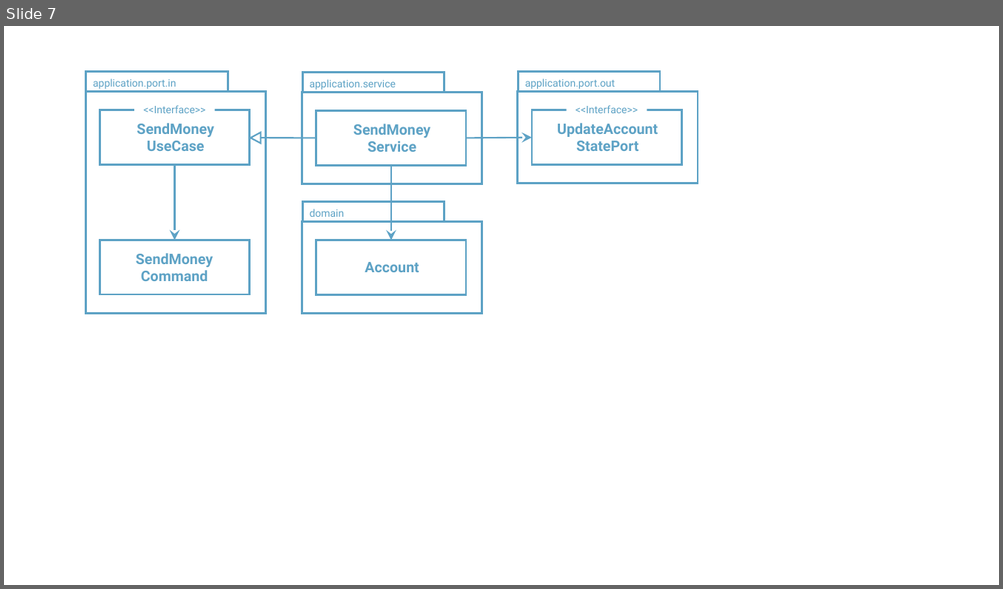
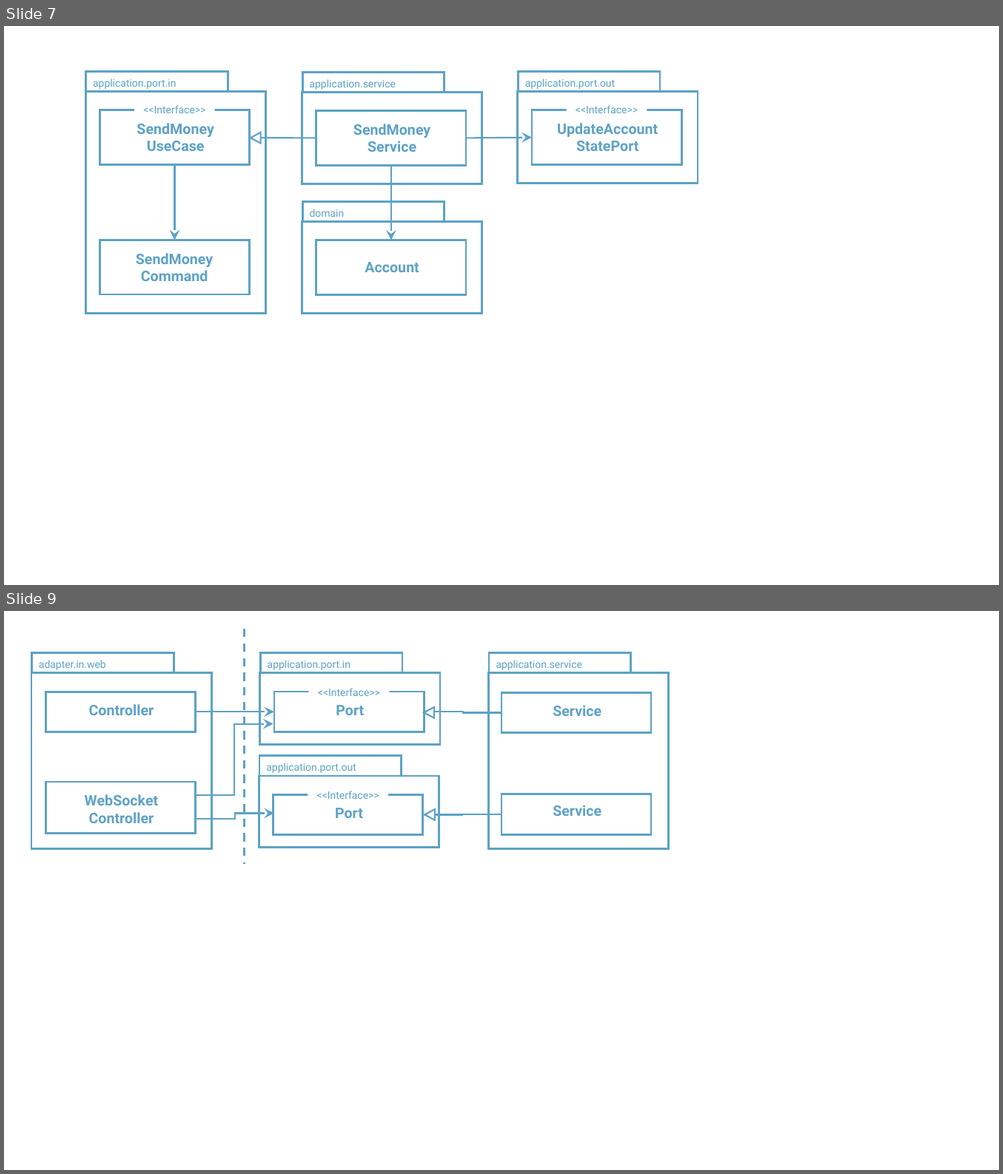
Before and after one commit to rudaks-han/book-summary, a slide deck: Get Your Hands Dirty on Clean Architecture/ref/프레젠테이션1.pptx. Shown one above the other, each under a label of ours: slide 7 before the commit, slides 7 and 9 after it; the slides between them are not shown. The pictures are 1003x589 and 1003x1174 pixels, drawn with LibreOffice and Linux fonts; fonts in the diff are those of the drawing. Boxes give left, top, right and bottom in pixels: in the first picture for what was removed or moved away, otherwise in the second. Text is boxed around its words. In the diff, an @@ line names an element or a change of style, - is before the commit and + after.

```diff
--- a/Get Your Hands Dirty on Clean Architecture/ref/프레젠테이션1.pptx
+++ b/Get Your Hands Dirty on Clean Architecture/ref/프레젠테이션1.pptx
@@ slide 9 added at [4,611,999,1170], background #FFFFFF @@
@@ line added from (244, 629) to (244, 864), #5DA2C5 2 pt dashed @@
@@ group added at [260,652,440,744]: 3 rectangles, 3 texts @@
+Port
+application.port.in
+<<Interface>>
@@ elbow arrow added from (195, 712) to (274, 712), #5DA2C5 1.5 pt @@
@@ triangle added at [424,708,433,718], fill #FFFFFF, outline #5DA2C5 1.5 pt @@
@@ elbow arrow added from (502, 712) to (424, 712), #5DA2C5 1.5 pt @@
@@ elbow arrow added from (195, 795) to (273, 723), #5DA2C5 1.5 pt @@
@@ group added at [31,652,211,849]: 4 rectangles, 3 texts @@
+Controller
+adapter.in.web
+WebSocket
+Controller
@@ group added at [259,756,439,848]: 3 rectangles, 3 texts @@
+Port
+application.port.out
+<<Interface>>
@@ triangle added at [424,810,434,820], fill #FFFFFF, outline #5DA2C5 1.5 pt @@
@@ group added at [488,652,668,849]: 4 rectangles, 3 texts @@
+Service
+application.service
+Service
@@ elbow arrow added from (195, 818) to (274, 813), #5DA2C5 1.5 pt @@
@@ elbow arrow added from (502, 815) to (423, 815), #5DA2C5 1.5 pt @@
```
Also in this commit, not shown: 1 other slide added, 6 other files.
